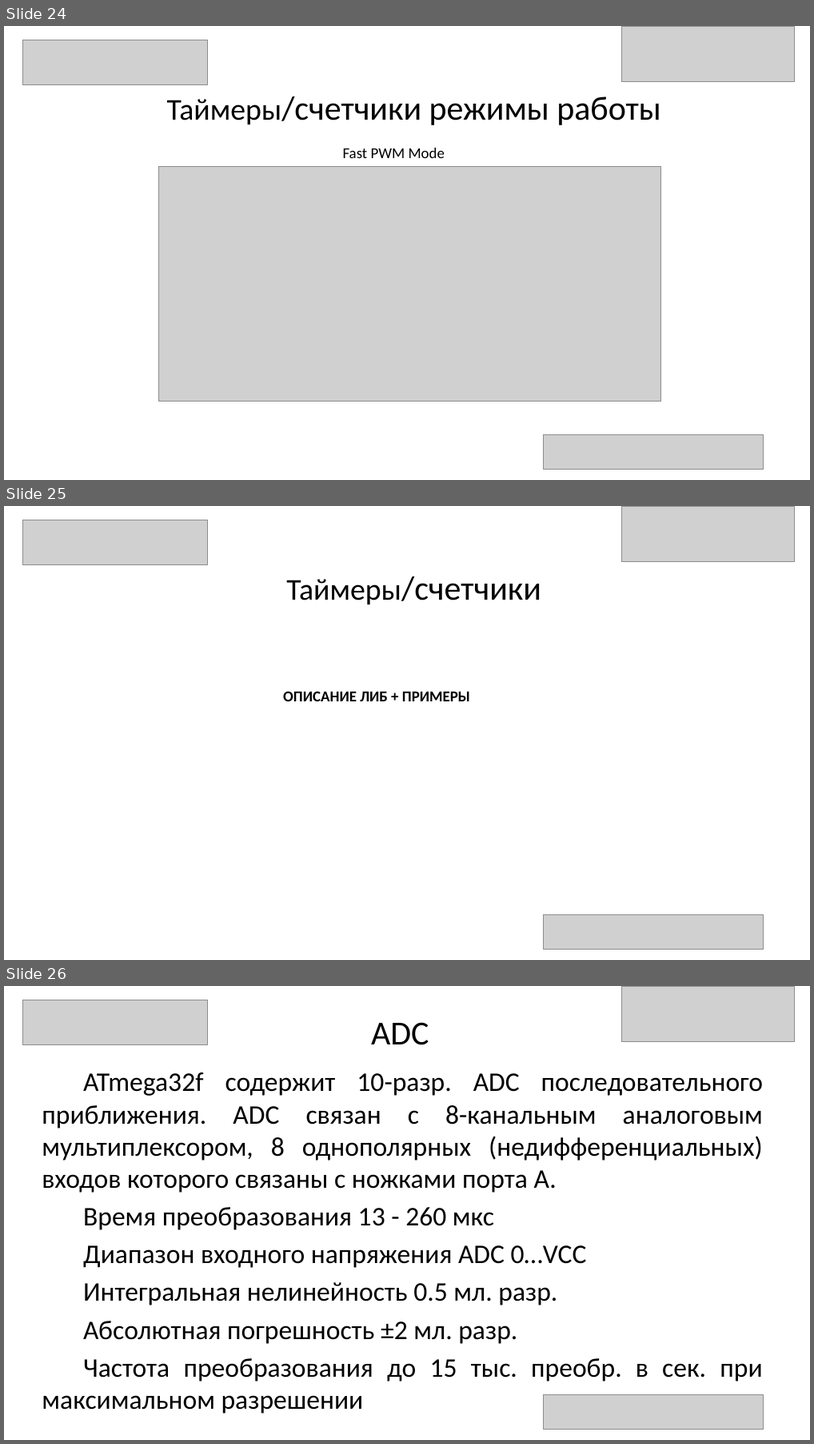
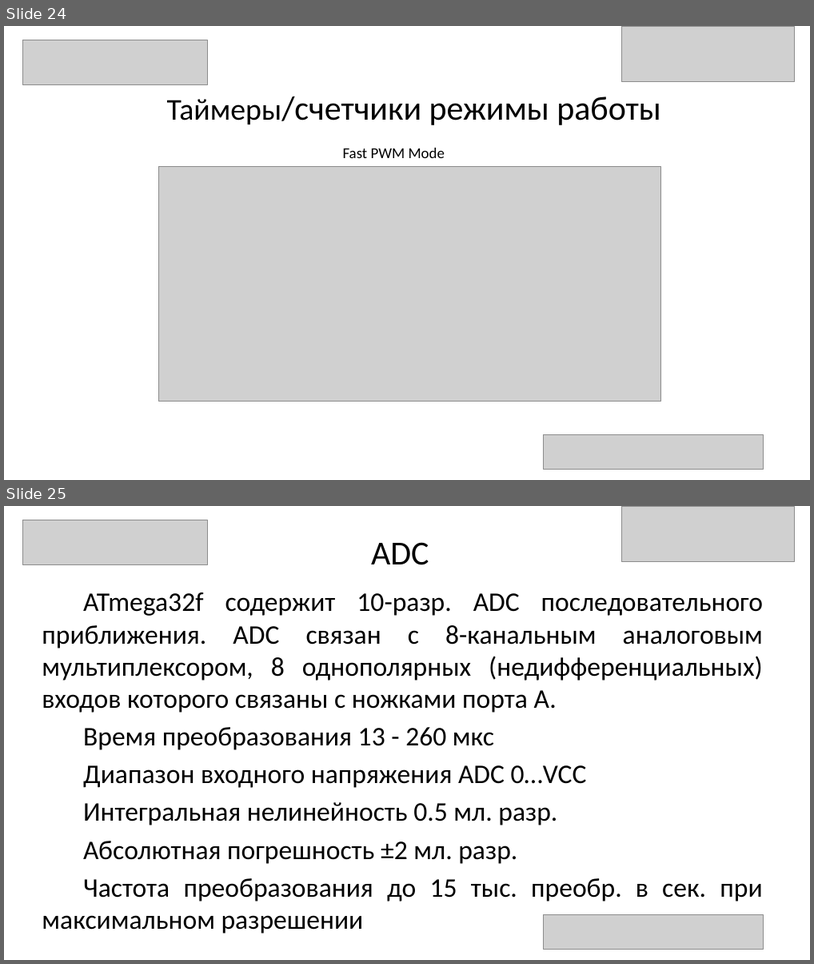
Before and after one commit to AZLeha/WinterSchool, a slide deck: Презентация.pptx. Shown one above the other, each under a label of ours: slides 24, 25 and 26 before the commit, slides 24 and 25 after it. The pictures are 814x1444 and 814x964 pixels, drawn with LibreOffice and Linux fonts; fonts in the diff are those of the drawing; grey boxes stand for pictures. Boxes give left, top, right and bottom in pixels: in the first picture for what was removed or moved away, otherwise in the second. Text is boxed around its words. In the diff, an @@ line names an element or a change of style, - is before the commit and + after.

Commit message:
Так и думал  касипор

```diff
--- a/Презентация.pptx
+++ b/Презентация.pptx
@@ slide 25 removed at (4,506,810,960), background #FFFFFF @@
@@ picture removed at (22,520,207,564) @@
@@ picture removed at (622,506,794,562) @@
@@ title removed at (286,576,542,604) @@
-Таймеры/счетчики
@@ text removed at (283,691,470,701) @@
-ОПИСАНИЕ ЛИБ + ПРИМЕРЫ
@@ picture removed at (544,914,764,949) @@
@@ page number removed at (754,934,764,945) @@
-25
@@ what was slide 26 is now slide 25 @@
```
